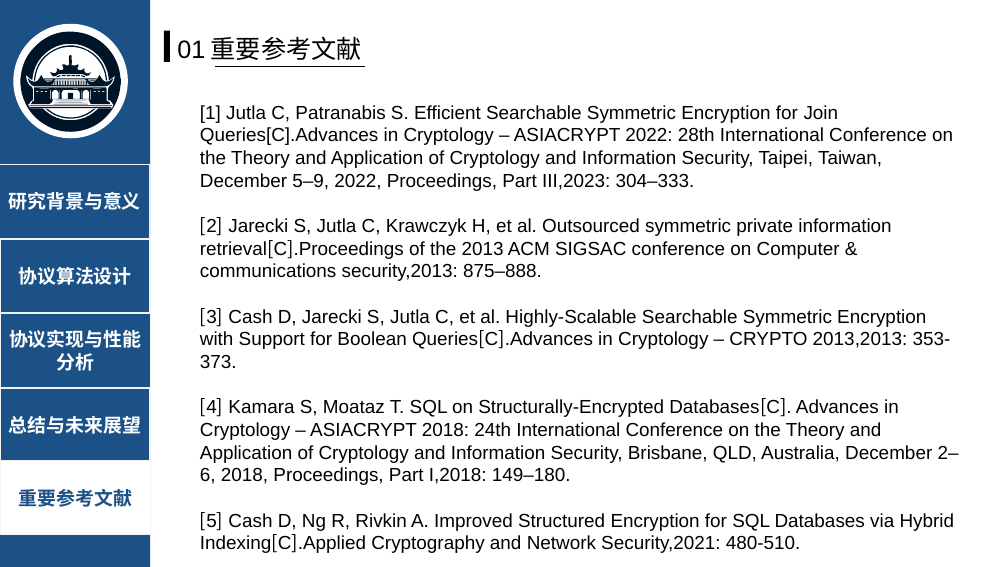
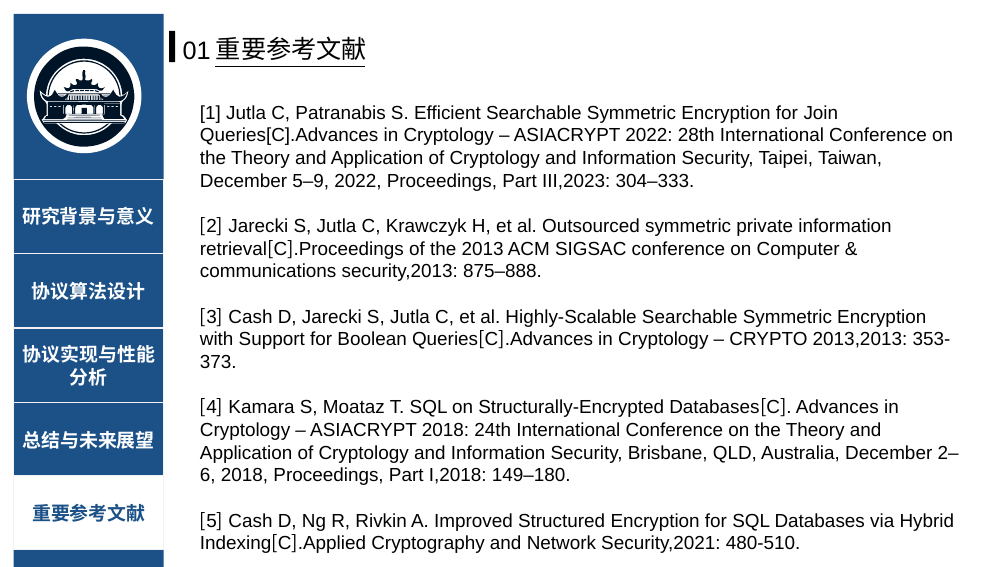
Before and after one commit to jerry-luo-zl/Searchable-Encrption-MC-JXT, a slide deck: slide 25 of pre/毕设答辩-罗之龙.pptx (slide 26 before the commit). Drawn at 1008x567 pixels with LibreOffice and Linux fonts; fonts in the diff are those of the drawing; grey boxes stand for pictures. Boxes give left, top, right and bottom in pixels: in the first picture for what was removed or moved away, otherwise in the second. Text is boxed around its words. In the diff, an @@ line names an element or a change of style, - is before the commit and + after.

```diff
--- a/pre/毕设答辩-罗之龙.pptx
+++ b/pre/毕设答辩-罗之龙.pptx
@@ 2 texts, 1 rounded rectangle, 1 rectangle moved together from (x1=161, y1=23, x2=362, y2=82) to (x1=166, y1=23, x2=367, y2=82) @@
@@ 41 freeform shapes, 6 rectangles, 1 picture, 1 ellipse moved together from (x1=0, y1=0, x2=150, y2=567) to (x1=14, y1=14, x2=163, y2=567) @@
```
Also in this commit, not shown: 12 other slides changed, 1 slide removed, 9 other files.
